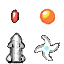
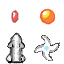
Comparing the layer stacks of the two 64×64 images. Changes:
"Layer #13": opacity 100% → 75%, painted on it over <box>11,9,19,23</box>
